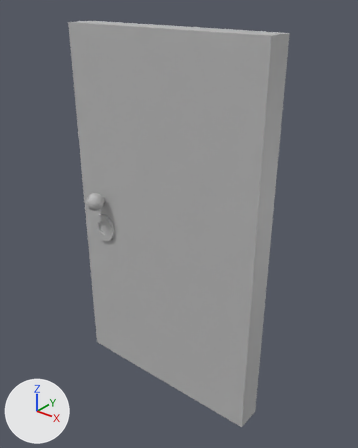
What one commit did to the FBX model Familiar/Assets/Meshes/Door.fbx.
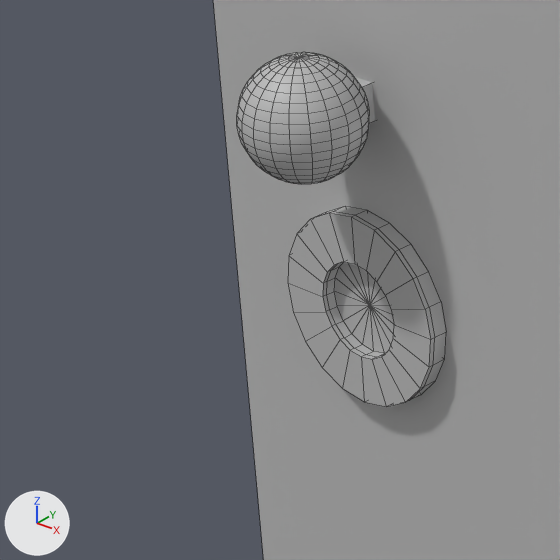
Old and new are each drawn whole from a camera (50 mm lens) standing at (10.67, -12.66, 8.22) and looking at (0.43, 0.14, 0.28) and again close up on the part from 15% to 36% of the width and 41% to 58% of the height. Every picture has the same lights, and +X, +Y and +Z are marked at lower left. The close-ups show mesh edges as thin lines. Where no turn or scale is listed for an object, it has been applied to the vertices. Vertices at the same position are counted once.

In view in the first close-up: 'Door1'.
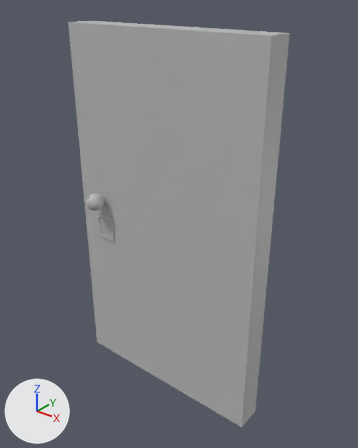
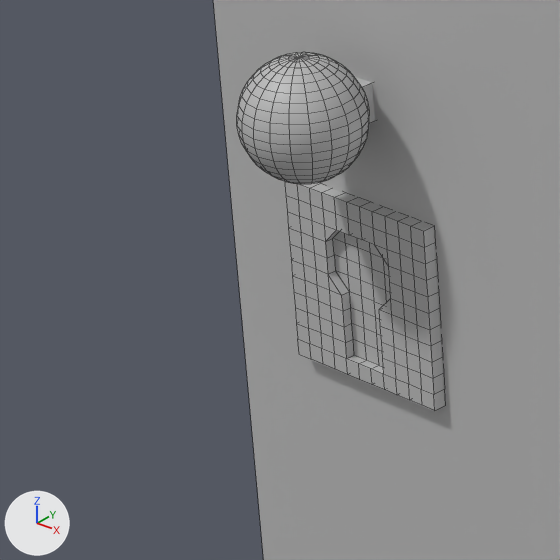
Changed parts and their boxes [x1, y1, x2, y2] in the close-ups (560 x 560 px):
part 1 of me_mesh, built on
    before: [288, 207, 446, 407]
    after: [285, 181, 445, 411]

The change, as a list of edits to the scene's bpy script:
```text
Change me_mesh:
    used by ob_door1; location = (0.0, -0.371, 0.0)
    remove me_mesh.from_pydata(...)  # 520 vertices, 552 faces; spans x -4.0..4.0, y -0.87..0.87, z -7.0..7.0
    add me_mesh.from_pydata(...)  # 708 vertices, 724 faces; spans x -4.0..4.0, y -0.87..0.87, z -7.0..7.0
    me_mesh part 1: 1 vertex moved from x -3.17, y -0.21, z -0.62 to x -2.76, y -0.12, z -0.1; 121 vertices removed from x -3.45..-2.32, y -0.24..-0.13, z -1.18..-0.06; 309 vertices added at x -3.45..-2.37, y -0.2..-0.12, z -1.08..-0.01
```
